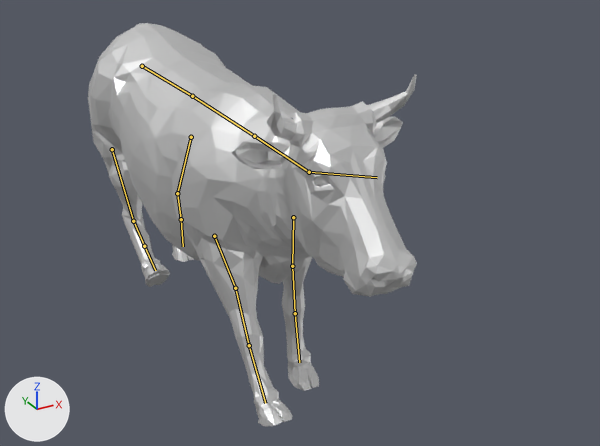
The glTF model Tarefa Final/assets/models/vaca.glb: old version first, new version second.
The view is the same before and after, from a 50 mm lens placed at (-1.61, -3.96, 2.54), pointed at (0.4, -0.3, 0.7). Arrows for +X, +Y and +Z are at lower left; the lights stay in place. Both versions are drawn at frame 29 of the action 'Dançar'; the numbers are the values there. The bones that bend it are drawn over the model as lines.

In view in the first picture: 'Cow1'.
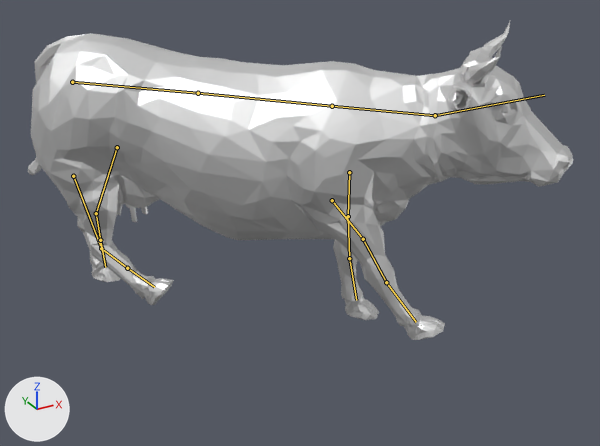
Location of each change, (x1, y1, x2, y2) in pixels of the pictures (600 x 446 px):
'Cow1', posed (66% wider, 21% shorter)
    before: (88, 23, 417, 427)
    after: (27, 22, 573, 340)
bone 'Bone', root to tip
    before: (142, 66) to (192, 96)
    after: (72, 82) to (198, 93)
bone 'Bone.004', root to tip
    before: (293, 217) to (292, 266)
    after: (349, 172) to (348, 216)
bone 'Bone.007', root to tip
    before: (214, 236) to (235, 288)
    after: (332, 200) to (363, 239)
bone 'Bone.010', root to tip
    before: (112, 149) to (133, 221)
    after: (73, 176) to (101, 248)
bone 'Bone.013', root to tip
    before: (191, 137) to (177, 193)
    after: (117, 147) to (96, 213)

The change, as a list of edits to the scene's bpy script:
```text
Change bone_bone:
    where bone_bone = bpy.data.objects['Armature'].pose.bones['Bone']
    bone_bone.location: (0.0, 0.0, 0.0) -> (-0.416, 0.179, 0.257)
    bone_bone.rotation_quaternion: (1.0, 0.0, 0.0, 0.0) -> (0.925, -0.203, -0.007, -0.322)  # degrees (0, 0, 0) -> degrees (-22, -8, -37)
Change bone_bone_004:
    where bone_bone_004 = bpy.data.objects['Armature'].pose.bones['Bone.004']
    bone_bone_004.location: (0.0, 0.0, 0.0) -> (-0.547, -0.011, -0.465)
    bone_bone_004.rotation_quaternion: (0.952, 0.028, 0.001, -0.304) -> (0.925, 0.008, -0.381, 0.0)  # degrees (3, 1, -35) -> degrees (1, -45, -1)
Change bone_bone_007:
    where bone_bone_007 = bpy.data.objects['Armature'].pose.bones['Bone.007']
    bone_bone_007.location: (0.0, 0.0, 0.0) -> (-0.699, 0.064, -0.177)
    bone_bone_007.rotation_quaternion: (0.94, 0.338, -0.03, 0.031) -> (0.871, 0.269, -0.382, 0.151)  # degrees (40, -4, 2) -> degrees (32, -48, 5)
Change bone_bone_010:
    where bone_bone_010 = bpy.data.objects['Armature'].pose.bones['Bone.010']
    bone_bone_010.location: (0.0, 0.0, 0.0) -> (-0.334, -0.166, -0.307)
    bone_bone_010.rotation_quaternion: (0.958, -0.283, -0.038, 0.018) -> (0.887, -0.217, -0.404, 0.057)  # degrees (-33, -4, 3) -> degrees (-37, -44, 22)
Change bone_bone_013:
    where bone_bone_013 = bpy.data.objects['Armature'].pose.bones['Bone.013']
    bone_bone_013.location: (0.0, 0.0, 0.0) -> (-0.479, 0.062, 0.051)
    bone_bone_013.rotation_quaternion: (0.962, 0.03, 0.095, 0.256) -> (0.925, -0.032, -0.354, 0.136)  # degrees (6, 10, 30) -> degrees (-12, -40, 21)
```
